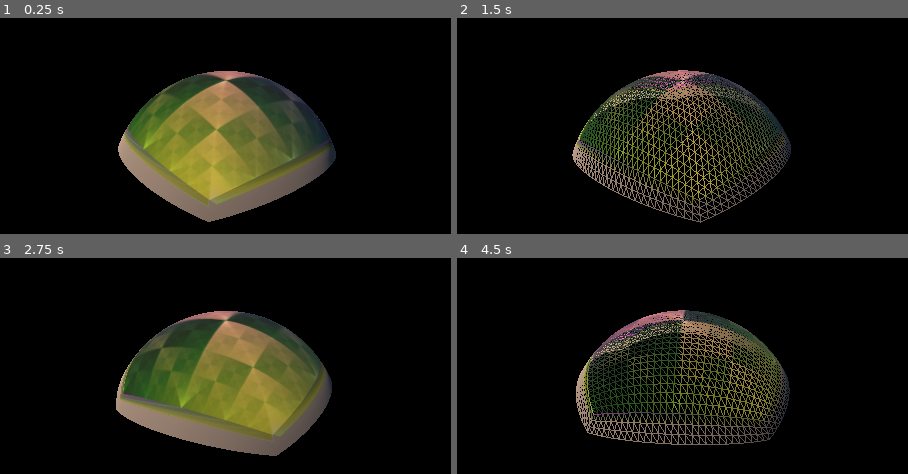
Above: before the commit, frames 1-4 (two rows, left to right).
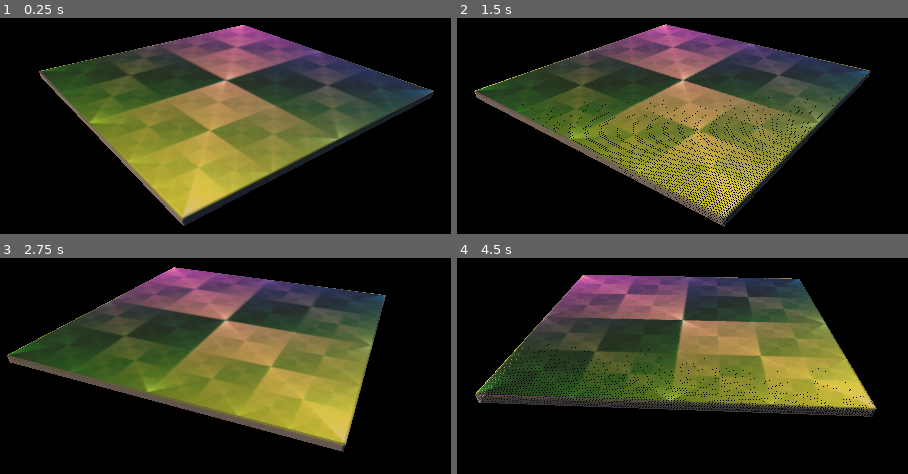
Above: after the commit, the same moments.

Repository: jinjagit/face_with_margin
Game: Godot game, scene res://Main.tscn
Two runs of this game, one before a commit and one after it. Both use one fixed random seed, a clock stepped at 60 frames per second and the inputs below.
Inputs:
- Up to frame 1 (0.25 s): no input
- Up to frame 2 (1.5 s): tap Enter at 0.5 s; hold P 0.53-1.28 s; tap P at 1.35 s
- Up to frame 3 (2.75 s): hold P from 2.03 s (still down)
- Up to frame 4 (4.5 s): release P at 2.78 s; tap P at 2.85, 4.35 s; hold P 3.53-4.28 s

The runs differ from the first frame. In frame 1, 37% of the frame differs, in the area x 8-97%, y 3-97%; in frame 2, 39%; in frame 3, 39%; in frame 4, 41%, in the area x 3-94%, y 7-87%.

Commit message:
log some stats to terminal

Diff:
--- a/FaceWithMargin.gd
+++ b/FaceWithMargin.gd
@@ -13,8 +13,8 @@
 	var sz := pointOnUnitCube.z * sqrt(1.0 - x2 / 2.0 - y2 / 2.0 + x2 * y2 / 3.0)
 	return Vector3(sx, sy, sz)
 
-func displace_vertically(factor : float, step: float):
-	var v_offset : float = factor * step * 2.0
+func displace_vertically(factor : float, resolution: int):
+	var v_offset : float = factor * (1.0 / (resolution - 1)) * 2.0
 
 	var new_normal := Vector3(0.0, 0.0, 0.0)
 	if normal.z > 0.0:
@@ -43,6 +43,10 @@
 
 	return index_ary
 
+func vertex_posn(face_normal : Vector3, percent : Vector2, axisA : Vector3, axisB : Vector3, spherized):
+	var pointOnUnitCube = face_normal + (percent.x - 0.5) * 2.0 * axisA + (percent.y - 0.5) * 2.0 * axisB
+	return spherize(pointOnUnitCube) if spherized else pointOnUnitCube
+
 func generate_mesh():
 	var arrays := []
 	arrays.resize(Mesh.ARRAY_MAX)
@@ -52,15 +56,14 @@
 	var normal_array := PoolVector3Array()
 	var index_array := PoolIntArray()
 
-	var resolution := 30
+	var resolution := 128
 	var margin := 3
-	var step = 1.0 / (resolution - 1) # We can probably lose this.
 	var res_sq = resolution * resolution
 	var res_sq2 = resolution * (resolution -1)
 	var num_vertices : int = res_sq + (margin * (resolution - 1) * 4)
 	var num_indices : int = ((resolution - 1) * (resolution -1) * 6) + (margin * (resolution - 1) * 24)
 
-	var spherized = true
+	var spherized = false
 
 	vertex_array.resize(num_vertices)
 	uv_array.resize(num_vertices)
@@ -71,7 +74,6 @@
 	var axisA := Vector3(normal.y, normal.z, normal.x)
 	var axisB : Vector3 = normal.cross(axisA)
 	var percent := Vector2(0.0, 0.0)
-	var pointOnUnitCube := Vector3(0.0, 0.0, 0.0)
 	var i : int = 0
 
 	# ----------- The actual cube face mesh: --------------
@@ -79,11 +81,8 @@
 	for y in range(resolution):
 		for x in range(resolution):
 			percent = Vector2(x, y) / (resolution - 1)
-			pointOnUnitCube = normal + (percent.x - 0.5) * 2.0 * axisA + (percent.y - 0.5) * 2.0 * axisB
-			# Must convert integers to floats!
+			vertex_array[i] = vertex_posn(normal, percent, axisA, axisB, spherized)
 			uv_array[i] = Vector2((x * 1.0) / (resolution - 1), (y * 1.0) / (resolution - 1))
-
-			vertex_array[i] = spherize(pointOnUnitCube) if spherized else pointOnUnitCube
 
 			if x != resolution - 1 and y != resolution - 1:
 				index_array = set_triangle_indices(index_array, tri_index, i, i + resolution + 1, i + resolution, i, i + 1, i + resolution + 1)
@@ -95,15 +94,14 @@
 
 	for m in range(margin):
 		# Calculate 'vertical' offset.
-		var new_normal : Vector3 = displace_vertically((m + 1) * 1.0, step)
+		var new_normal : Vector3 = displace_vertically((m + 1) * 1.0, resolution)
 
 		# 'Top' edge margin:
 		for x in range(resolution - 1):
 			percent = Vector2((x * 1.0) / (resolution - 1), 0.0)
-			pointOnUnitCube = new_normal + (percent.x - 0.5) * 2.0 * axisA + (percent.y - 0.5) * 2.0 * axisB
-			vertex_array[i] = spherize(pointOnUnitCube) if spherized else pointOnUnitCube
-
-			# create margin row
+			vertex_array[i] = vertex_posn(new_normal, percent, axisA, axisB, spherized)
+
+			# Margin row
 			if x != resolution - 2:
 				if m == 0:
 					index_array = set_triangle_indices(index_array, tri_index, x, i, i + 1, x, i + 1, x + 1)
@@ -116,10 +114,9 @@
 		# 'Right' edge margin:
 		for x in range(resolution - 1):
 			percent = Vector2(1.0, (x * 1.0) / (resolution - 1))
-			pointOnUnitCube = new_normal + (percent.x - 0.5) * 2.0 * axisA + (percent.y - 0.5) * 2.0 * axisB
-			vertex_array[i] = spherize(pointOnUnitCube) if spherized else pointOnUnitCube
-
-			# connect with end of previous margin row
+			vertex_array[i] = vertex_posn(new_normal, percent, axisA, axisB, spherized)
+
+			# Connect with end of previous margin row
 			if x == 0:
 				if m == 0:
 					index_array = set_triangle_indices(index_array, tri_index, resolution - 2, i - 1, i, resolution - 2, i, resolution -1)
@@ -127,7 +124,7 @@
 					index_array = set_triangle_indices(index_array, tri_index, i - ((resolution -1) * 4) - 1, i - 1, i, i - ((resolution -1) * 4) - 1, i, i - ((resolution -1) * 4))
 				tri_index += 6
 
-			# create margin row
+			# Margin row
 			if x != resolution - 2:
 				if m == 0:
 					index_array = set_triangle_indices(index_array, tri_index, (resolution - 1) + (x * resolution), i, i + 1, (resolution - 1) + (x * resolution), i + 1, (resolution - 1) + ((x  + 1) * resolution))
@@ -140,10 +137,9 @@
 		# 'Bottom' edge margin:
 		for x in range(resolution - 1):
 			percent = Vector2(((resolution - 1 - x) * 1.0) / (resolution - 1), 1.0)
-			pointOnUnitCube = new_normal + (percent.x - 0.5) * 2.0 * axisA + (percent.y - 0.5) * 2.0 * axisB
-			vertex_array[i] = spherize(pointOnUnitCube) if spherized else pointOnUnitCube
-
-			# connect with end of previous margin row
+			vertex_array[i] = vertex_posn(new_normal, percent, axisA, axisB, spherized)
+
+			# Connect with end of previous margin row
 			if x == 0:
 				if m == 0:
 					index_array = set_triangle_indices(index_array, tri_index, res_sq - resolution - 1, i - 1, i, res_sq - resolution - 1, i, res_sq - 1)
@@ -151,7 +147,7 @@
 					index_array = set_triangle_indices(index_array, tri_index, i - ((resolution -1) * 4) - 1, i - 1, i, i - ((resolution -1) * 4) - 1, i, i - ((resolution -1) * 4))
 				tri_index += 6
 
-			# create margin row
+			# Margin row
 			if x != resolution - 2:
 				if m == 0:
 					index_array = set_triangle_indices(index_array, tri_index, res_sq - 1 - x, i, i + 1, res_sq - 1 - x, i + 1, res_sq - 2 - x)
@@ -164,10 +160,9 @@
 		# 'Left' edge margin:
 		for x in range(resolution - 1):
 			percent = Vector2(0.0, ((resolution - 1 - x) * 1.0) / (resolution - 1))
-			pointOnUnitCube = new_normal + (percent.x - 0.5) * 2.0 * axisA + (percent.y - 0.5) * 2.0 * axisB
-			vertex_array[i] = spherize(pointOnUnitCube) if spherized else pointOnUnitCube
-
-			# connect with end of previous margin row
+			vertex_array[i] = vertex_posn(new_normal, percent, axisA, axisB, spherized)
+
+			# Connect with end of previous margin row
 			if x == 0:
 				if m == 0:
 					index_array = set_triangle_indices(index_array, tri_index, res_sq2 + 1, i - 1, i, res_sq2 + 1, i, res_sq2)
@@ -175,7 +170,7 @@
 					index_array = set_triangle_indices(index_array, tri_index, i - ((resolution -1) * 4) - 1, i - 1, i, i - ((resolution -1) * 4) - 1, i, i - ((resolution -1) * 4))
 				tri_index += 6
 
-			# create margin row
+			# Margin row
 			if x != resolution - 2:
 				if m == 0:
 					index_array = set_triangle_indices(index_array, tri_index, res_sq2 - (x * resolution), i, i + 1, res_sq2 - (x * resolution), i + 1, res_sq2 - ((x + 1) * resolution))
@@ -183,20 +178,13 @@
 					index_array = set_triangle_indices(index_array, tri_index, i - ((resolution -1) * 4), i, i + 1, i - ((resolution -1) * 4), i + 1, i - ((resolution -1) * 4) + 1)
 				tri_index += 6
 
-			# connect with start of margin row
+			# Connect with start of margin row
 			if x == resolution - 2:
 				if m == 0:
 					index_array = set_triangle_indices(index_array, tri_index, resolution, i, i - ((resolution - 1) * 4) + 1, resolution, i - ((resolution - 1) * 4) + 1, 0)
-					tri_index += 6
-				else:
-					index_array[tri_index + 2] = i - ((resolution - 1) * 4)
-					index_array[tri_index + 1] = i
-					index_array[tri_index] = i - ((resolution - 1) * 4) + 1
-
-					index_array[tri_index + 5] = i - ((resolution - 1) * 4)
-					index_array[tri_index + 4] = i - ((resolution - 1) * 4) + 1
-					index_array[tri_index + 3] = i - ((resolution - 1) * 8) + 1
-					tri_index += 6
+				else:
+					index_array = set_triangle_indices(index_array, tri_index, i - ((resolution - 1) * 4), i, i - ((resolution - 1) * 4) + 1, i - ((resolution - 1) * 4), i - ((resolution - 1) * 4) + 1, i - ((resolution - 1) * 8) + 1)
+				tri_index += 6
 
 			i += 1
 
@@ -224,8 +212,11 @@
 	arrays[Mesh.ARRAY_INDEX] = index_array
 
 	print("n vertices {v}".format({"v":vertex_array.size()}))
-	print("uv0: {v}".format({"v":uv_array[9]}))
-	print("normal: {v}".format({"v":normal}))
+	print("n triangles {t}".format({"t":index_array.size() / 3.0}))
+	var pc_vertices : float = (margin * 1.0 * (resolution - 1) * 4) / (res_sq + (margin * (resolution - 1) * 4)) * 100
+	print("percent vertices in margin {pcv}".format({"pcv":pc_vertices}))
+	var pc_triangles : float = ((margin * 1.0 * (resolution - 1) * 24) / (((resolution - 1) * (resolution -1) * 6) + (margin * (resolution - 1) * 24))) / 3.0 * 100.0
+	print("percent triangles in margin {pct}".format({"pct":pc_triangles}))
 
 	call_deferred("_update_mesh", arrays)#
 
